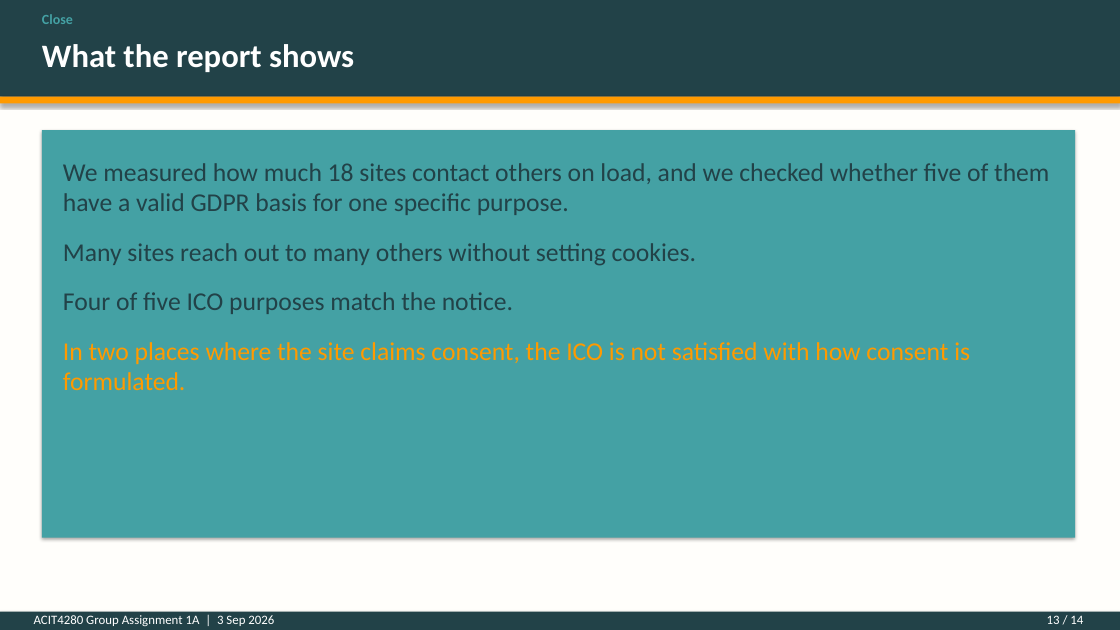
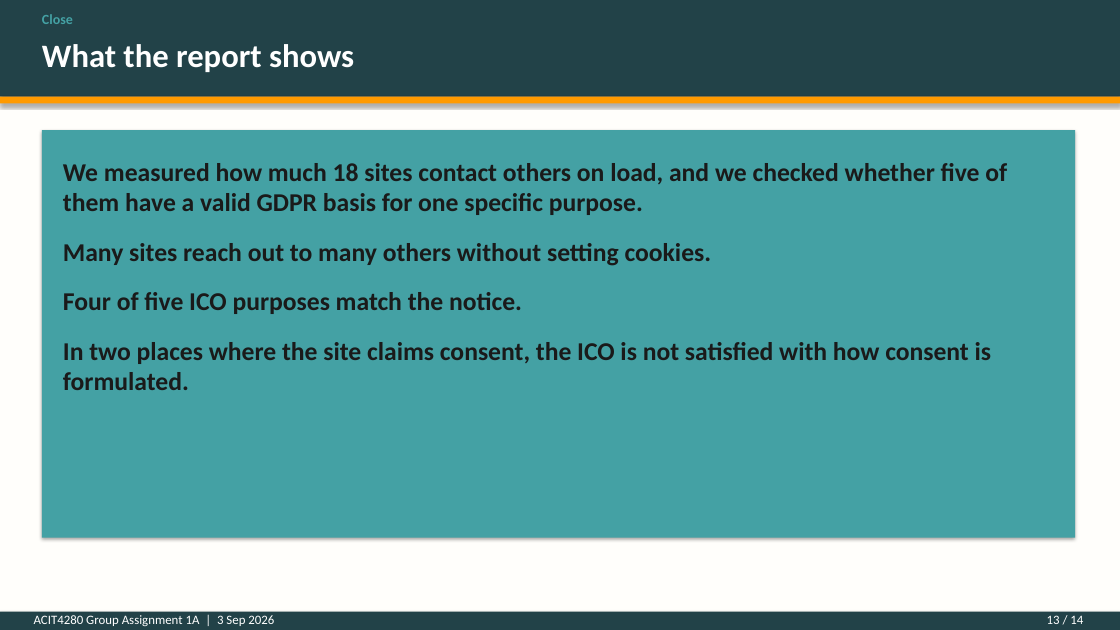
Before and after one commit to kasa031/Bacheloroppgave, a slide deck: slide 13 of ACIT4280_1A_presentation.pptx. Drawn at 1120x630 pixels with LibreOffice and Linux fonts; fonts in the diff are those of the drawing. Boxes give left, top, right and bottom in pixels: in the first picture for what was removed or moved away, otherwise in the second. Text is boxed around its words. In the diff, an @@ line names an element or a change of style, - is before the commit and + after.

```diff
--- a/ACIT4280_1A_presentation.pptx
+++ b/ACIT4280_1A_presentation.pptx
@@ text "We measured how much 18 ..." at box(63, 163, 1007, 390): text colour #224248 to #1A1A1A in "We measured how much 18 sites contact ...", "Many sites reach out to many others ...", "Four of five ICO purposes match the ..."; bold on; text colour #FF9A00 to #1A1A1A in "In two places where the site claims ..." @@
```
Also in this commit, not shown: 4 other files.
